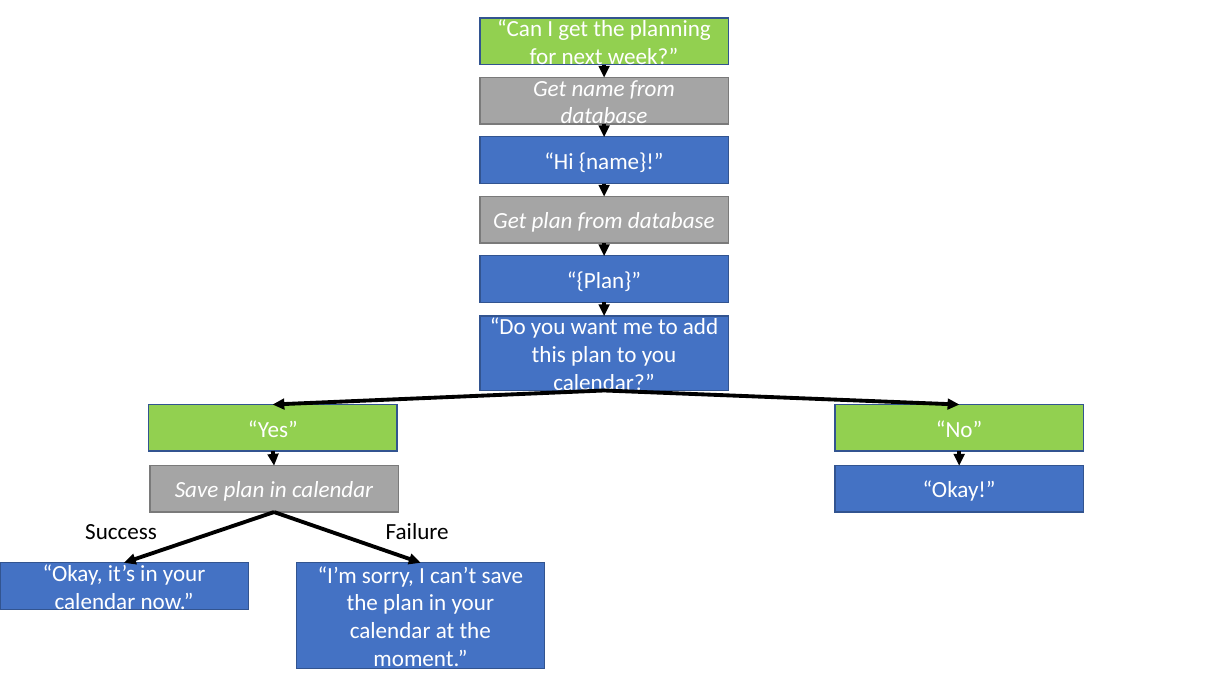
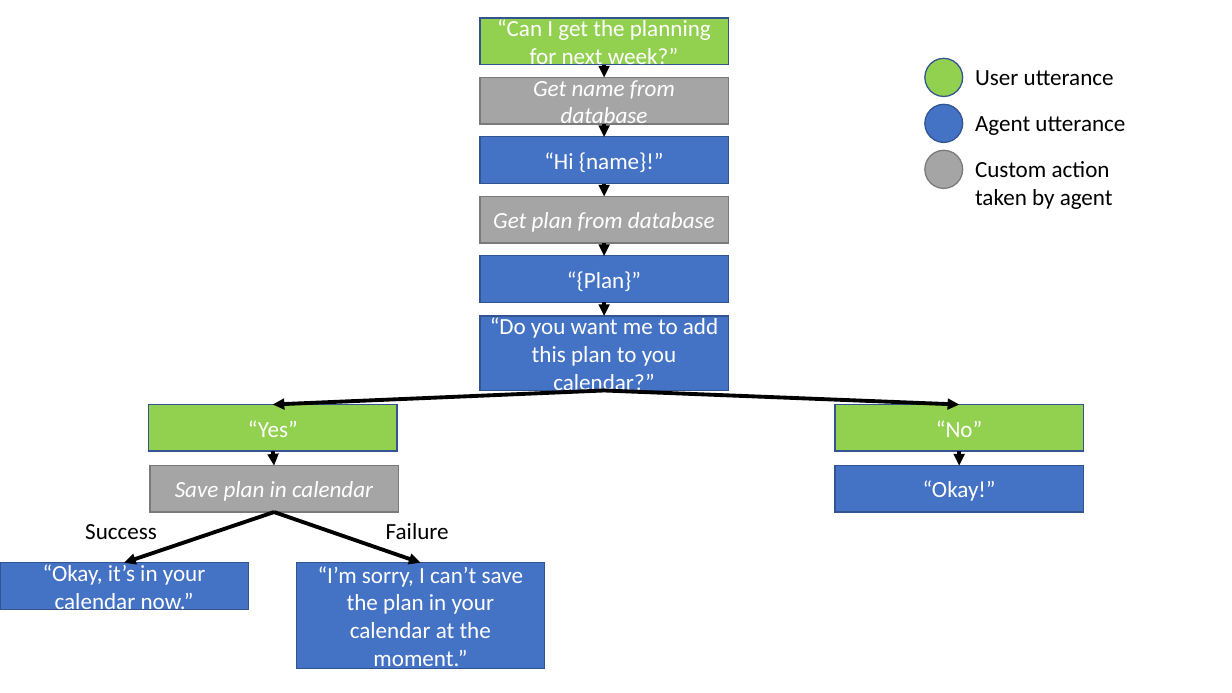
Before and after one commit to PerfectFit-project/virtual-coach-rasa, a slide deck: slide 1 of Rasa_Bot/Readme_Images/Dialog_Flow.pptx. Drawn at 1232x693 pixels with LibreOffice and Linux fonts; fonts in the diff are those of the drawing. Boxes give left, top, right and bottom in pixels: in the first picture for what was removed or moved away, otherwise in the second. Text is boxed around its words. In the diff, an @@ line names an element or a change of style, - is before the commit and + after.

Commit message:
some instructions on getting it to run without custom action server

```diff
--- a/Rasa_Bot/Readme_Images/Dialog_Flow.pptx
+++ b/Rasa_Bot/Readme_Images/Dialog_Flow.pptx
@@ ellipse added at [925, 58, 963, 96], fill #92D050, outline #325491 1 pt @@
@@ text added at [975, 70, 1114, 85], 18 pt, text #000000 @@
+User utterance
@@ ellipse added at [925, 104, 963, 142], fill #4472C4, outline #325491 1 pt @@
@@ text added at [975, 116, 1125, 135], 18 pt, text #000000 @@
+Agent utterance
@@ ellipse added at [925, 151, 963, 189], fill #A5A5A5, outline #7A7A7A 1 pt @@
@@ text added at [975, 161, 1113, 209], 18 pt, text #000000 @@
+Custom action taken by agent
```
Also in this commit, not shown: 2 other files.
